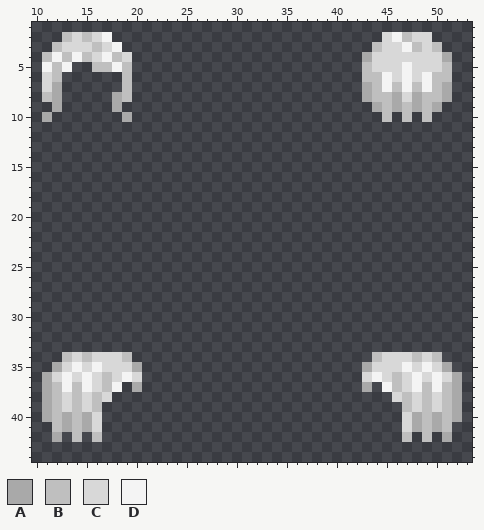
Two versions of one pixel-art sprite, Resources/Textures/Mobs/Customization/human_hair.rsi/b.png. Above, as it was before the edit.
The file is 64x64 pixels. Shown: x 10..53, y 1..44.
Palette (. is transparent): A #a9a9a9  B #bfbfbf  C #d8d8d8  D #f4f4f4
Pixels before, first column x 11:
 2 ..BCBCD...........................CDBCC...
 3 .BCCCBCD.........................BCCDBCB..
 4 BDBDBCDBC.......................ACCCCCCCA.
 5 DBD..BBDB.......................BCCCDCCCB.
 6 CB......B.......................BBDCDCDBB.
 7 CA......B.......................ABDBDBDBA.
 8 BA.....AB.......................ABBACABBA.
 9 .A.....A.........................ABABABA..
10 A.......A.........................B.B.B...
11 ..........................................
12 ..........................................
13 ..........................................
14 ..........................................
15 ..........................................
16 ..........................................
17 ..........................................
18 ..........................................
19 ..........................................
20 ..........................................
21 ..........................................
22 ..........................................
23 ..........................................
24 ..........................................
25 ..........................................
26 ..........................................
27 ..........................................
28 ..........................................
29 ..........................................
30 ..........................................
31 ..........................................
32 ..........................................
33 ..........................................
34 ..BCBCCCB........................BCCCBCB..
35 .ACDCDCCCA......................ACCCDCDCA.
36 ACDCDCBCDC......................CDCBCDCDCA
37 ABDBDCBD.A......................A.DBCDBDBA
38 ABCBCBC............................CBCBCBA
39 ABCBCB..............................BCBCBA
40 ABABAC..............................CABABA
41 .BABAC..............................CABAB.
42 .A.B.B..............................B.B.A.
The result:
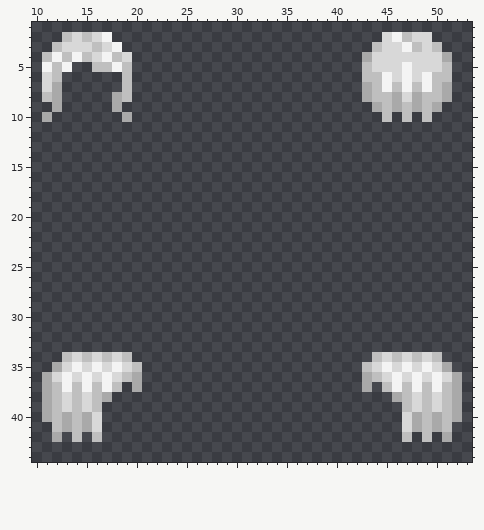
Changes in this commit:
{"y":34,"x":17,"old":"C","new":"B"}
{"y":34,"x":46,"old":"C","new":"B"}
{"y":35,"x":18,"old":"C","new":"D"}
{"y":35,"x":20,"old":"A","new":"B"}
{"y":35,"x":43,"old":"A","new":"B"}
{"y":35,"x":45,"old":"C","new":"D"}
{"y":36,"x":17,"old":"B","new":"D"}
{"y":36,"x":19,"old":"DC","new":"BA"}
{"y":36,"x":43,"old":"CD","new":"AB"}
{"y":36,"x":46,"old":"B","new":"D"}
{"y":37,"x":16,"old":"CBD","new":"BDB"}
{"y":37,"x":45,"old":"DBC","new":"BDB"}
{"y":38,"x":17,"old":"C","new":"A"}
{"y":38,"x":46,"old":"C","new":"A"}
{"label":"changed","picture_box":[92,352,142,402]}
{"label":"changed","picture_box":[362,352,412,402]}
